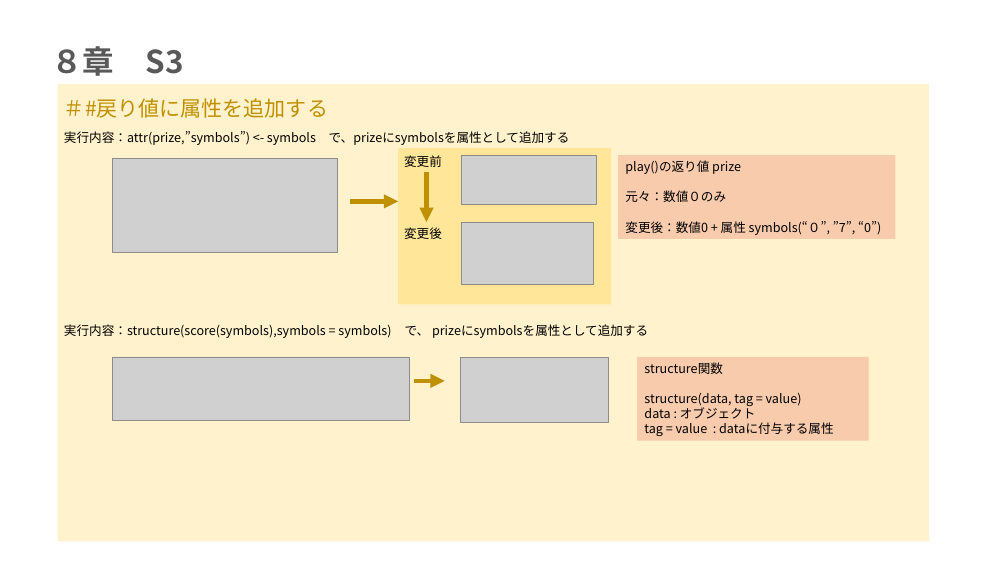
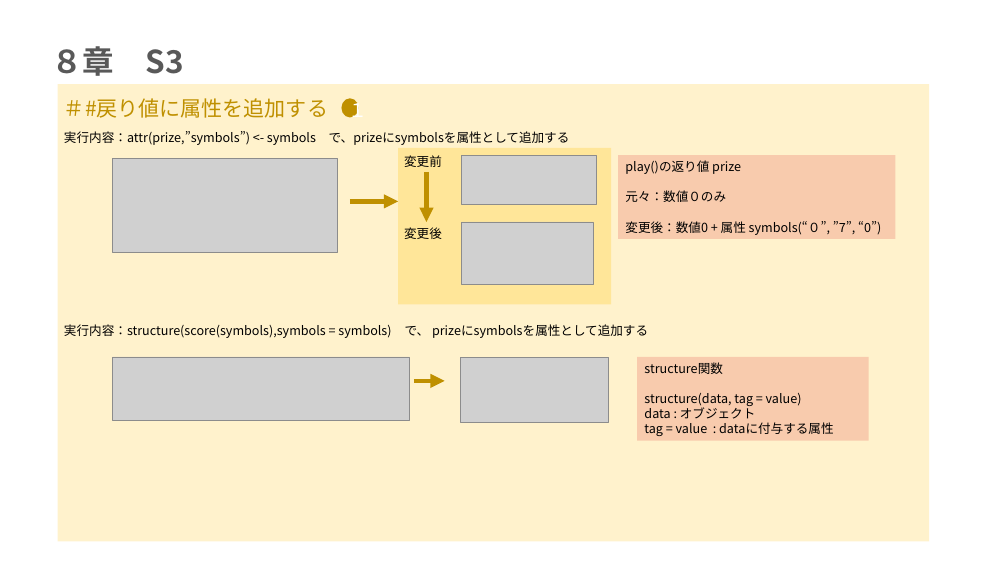
Before and after one commit to mei-517/r-practice-part3, a slide deck: slide 9 of 永井芽衣_Rpart3.pptx. Drawn at 1008x567 pixels with LibreOffice and Linux fonts; fonts in the diff are those of the drawing; grey boxes stand for pictures. Boxes give left, top, right and bottom in pixels: in the first picture for what was removed or moved away, otherwise in the second. Text is boxed around its words. In the diff, an @@ line names an element or a change of style, - is before the commit and + after.

```diff
--- a/永井芽衣_Rpart3.pptx
+++ b/永井芽衣_Rpart3.pptx
@@ ellipse added at bbox=[342, 98, 359, 117], fill #BF9000, 18 pt, text #FFFFFF @@
+１
```
Also in this commit, not shown: 3 other slides changed, 1 other file.
